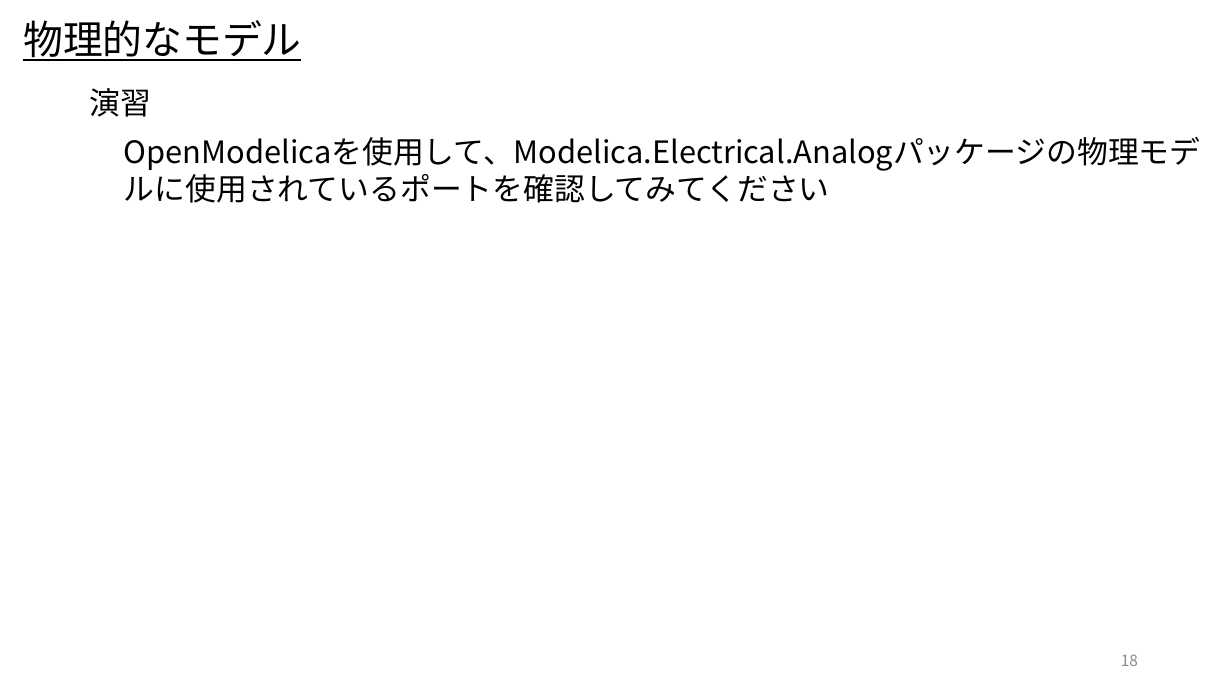
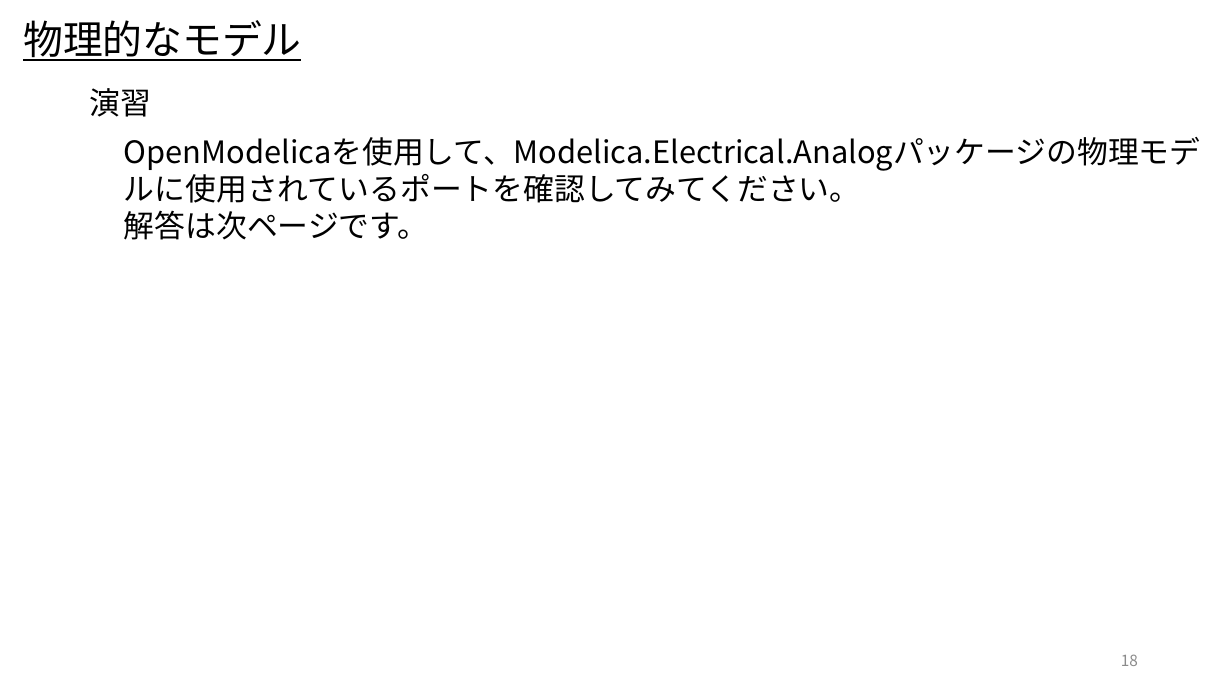
Before and after one commit to UedaShigenori/OpenModelica_Tutorials_Ja, a slide deck: slide 18 of Dev/7_PhysicsDomainModel/OpenModelica_Tutorials_7_PlantModel.pptx. Drawn at 1232x693 pixels with LibreOffice and Linux fonts; fonts in the diff are those of the drawing. Boxes give left, top, right and bottom in pixels: in the first picture for what was removed or moved away, otherwise in the second. Text is boxed around its words. In the diff, an @@ line names an element or a change of style, - is before the commit and + after.

```diff
--- a/Dev/7_PhysicsDomainModel/OpenModelica_Tutorials_7_PlantModel.pptx
+++ b/Dev/7_PhysicsDomainModel/OpenModelica_Tutorials_7_PlantModel.pptx
@@ text at (x1=124, y1=137, x2=1201, y2=240): text changed @@
-OpenModelicaを使用して、Modelica.Electrical.Analogパッケージの物理モデルに使用されているポートを確認してみてください
+OpenModelicaを使用して、Modelica.Electrical.Analogパッケージの物理モデルに使用されているポートを確認してみてください。
+解答は次ページです。
```
Also in this commit, not shown: 11 other slides changed, 3 slides added, 49 slides removed, 6 other files.
